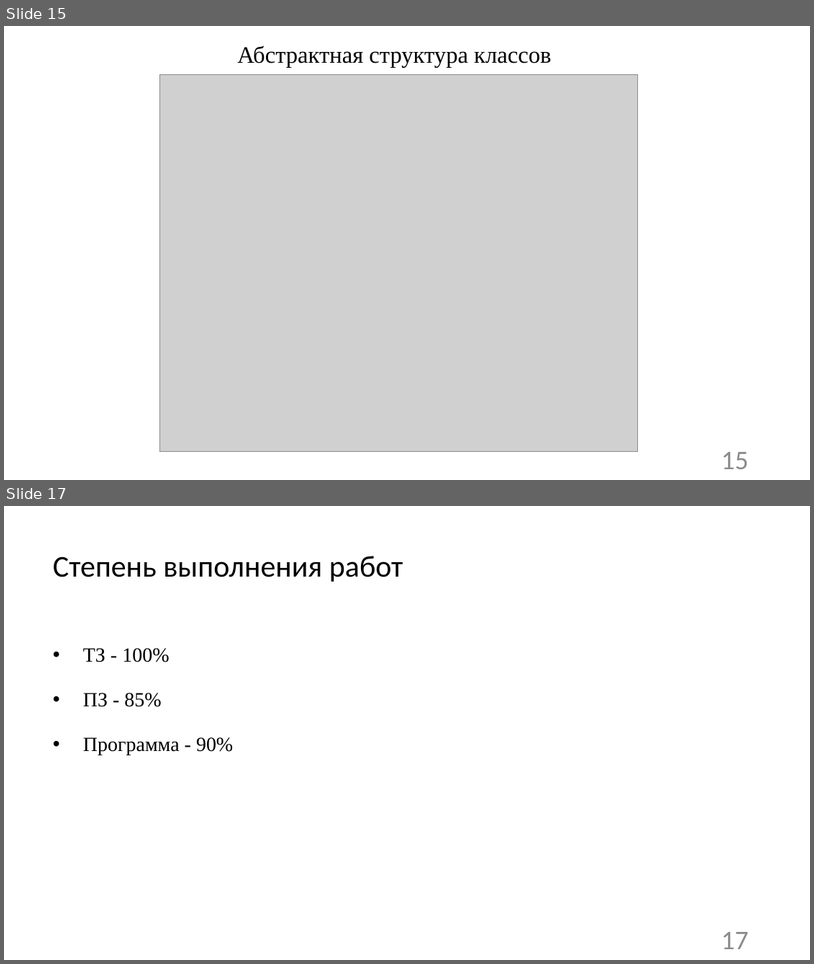
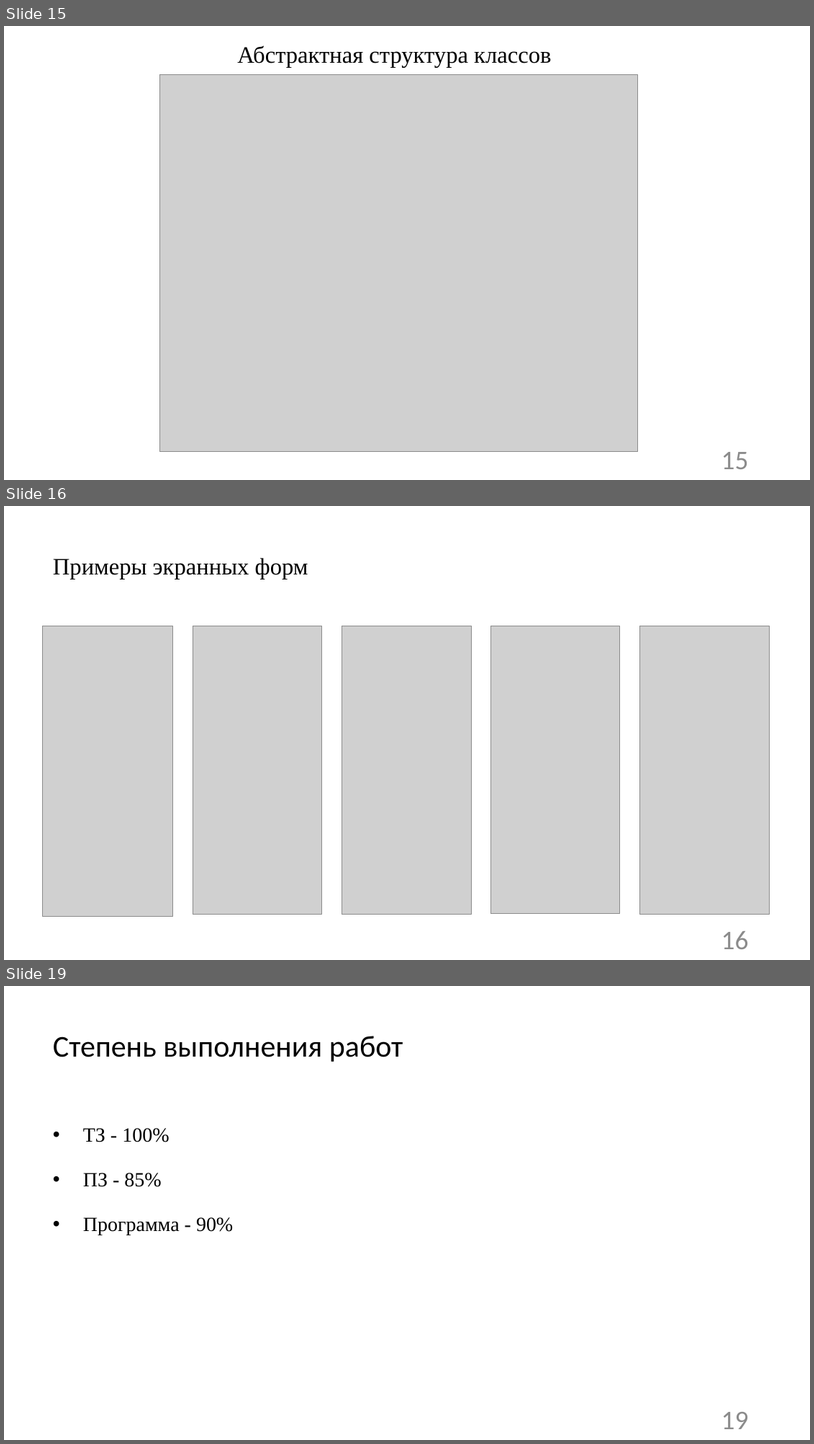
Before and after one commit to vadimgilka/SportApp, a slide deck: Documentation/Documentation Frontend/предзащита.pptx. Shown one above the other, each under a label of ours: slides 15 and 17 before the commit, slides 15, 16 and 19 after it; the slides between them are not shown. The pictures are 814x964 and 814x1444 pixels, drawn with LibreOffice and Linux fonts; fonts in the diff are those of the drawing; grey boxes stand for pictures. Boxes give left, top, right and bottom in pixels: in the first picture for what was removed or moved away, otherwise in the second. Text is boxed around its words. In the diff, an @@ line names an element or a change of style, - is before the commit and + after.

```diff
--- a/Documentation/Documentation Frontend/предзащита.pptx
+++ b/Documentation/Documentation Frontend/предзащита.pptx
@@ slide 16 added at box(4, 506, 810, 960), background #FFFFFF @@
@@ title added at box(53, 558, 309, 579), 28 pt, text #000000 @@
+Примеры экранных форм
@@ picture added at box(42, 626, 172, 916) @@
@@ picture added at box(193, 626, 322, 914) @@
@@ picture added at box(342, 626, 471, 914) @@
@@ picture added at box(491, 626, 620, 913) @@
@@ picture added at box(640, 626, 770, 914) @@
@@ page number added at box(722, 931, 749, 949), 32 pt, text #8C8C8C @@
+16
@@ what was slide 17 is now slide 19 @@
@@ page number at box(722, 1412, 749, 1429): text changed @@
-17
+19
```
Also in this commit, not shown: 1 slide changed, 1 other slide added, 1 other file.
